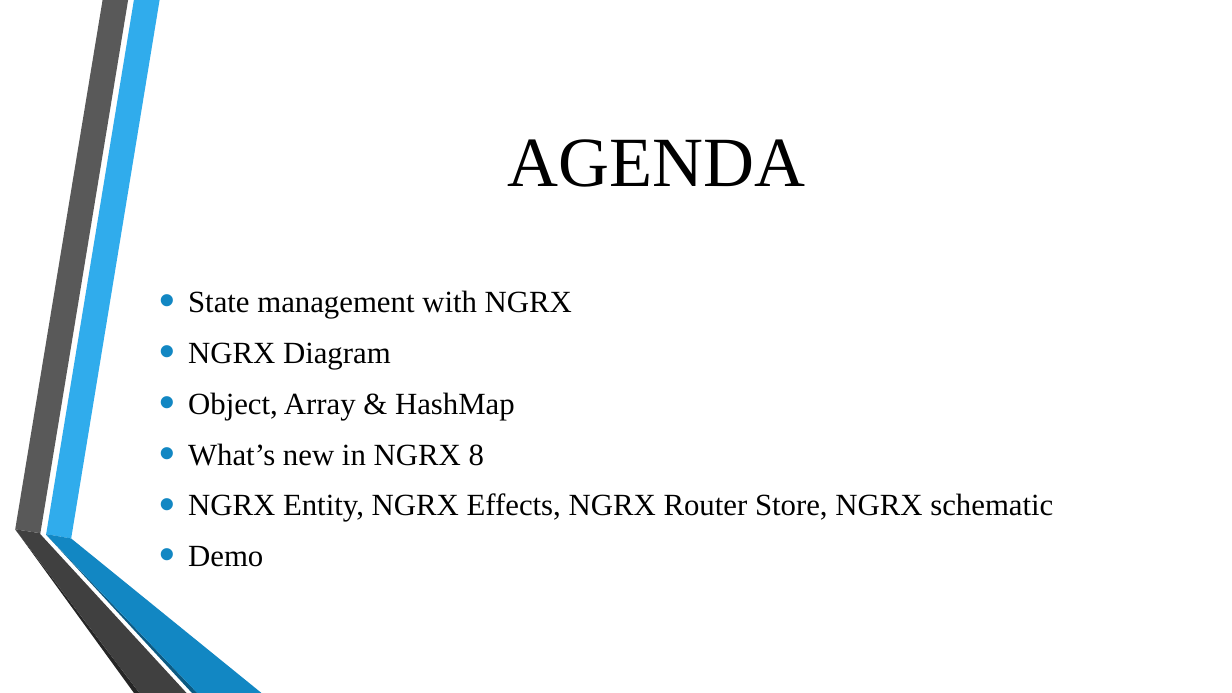
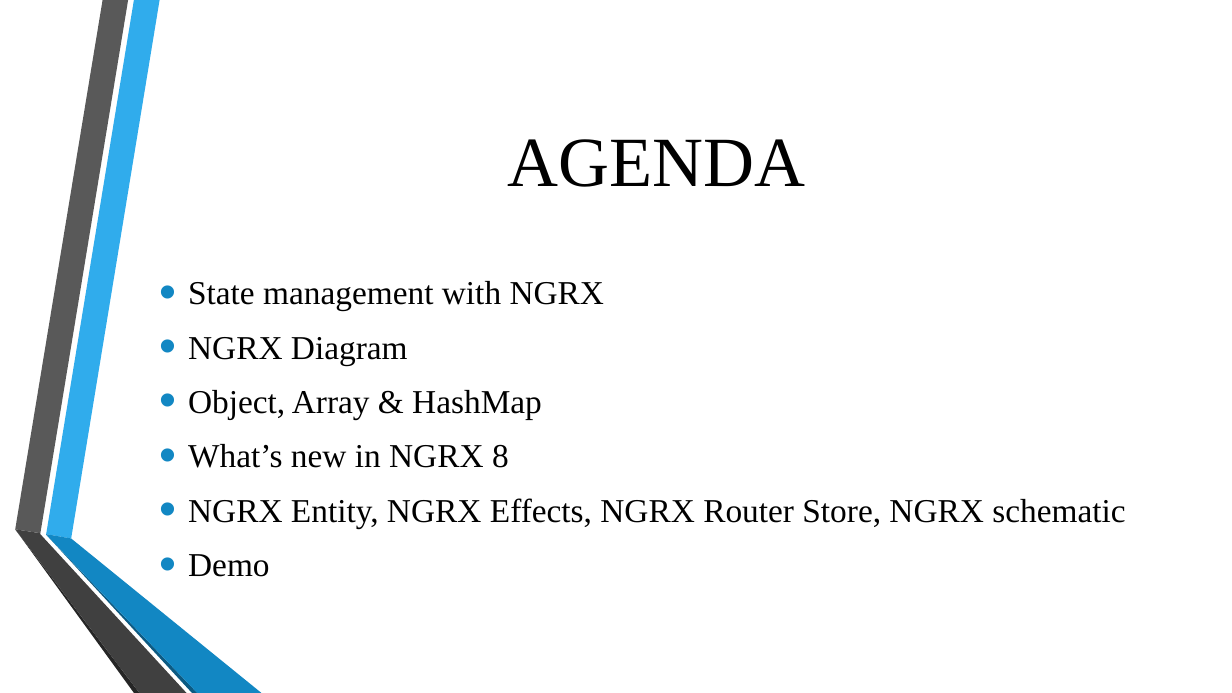
Before and after one commit to ngohungphuc/Presentation, a slide deck: slide 2 of NgRx/NGRX Part 2.pptx. Drawn at 1232x693 pixels with LibreOffice and Linux fonts; fonts in the diff are those of the drawing; background and template pictures are left out. Boxes give left, top, right and bottom in pixels: in the first picture for what was removed or moved away, otherwise in the second. Text is boxed around its words. In the diff, an @@ line names an element or a change of style, - is before the commit and + after.

```diff
--- a/NgRx/NGRX Part 2.pptx
+++ b/NgRx/NGRX Part 2.pptx
@@ text "State management with NGRX" at [188,281,1125,577]: size 24 to 26 pt @@
```
Also in this commit, not shown: 2 other slides changed, 1 slide added.
